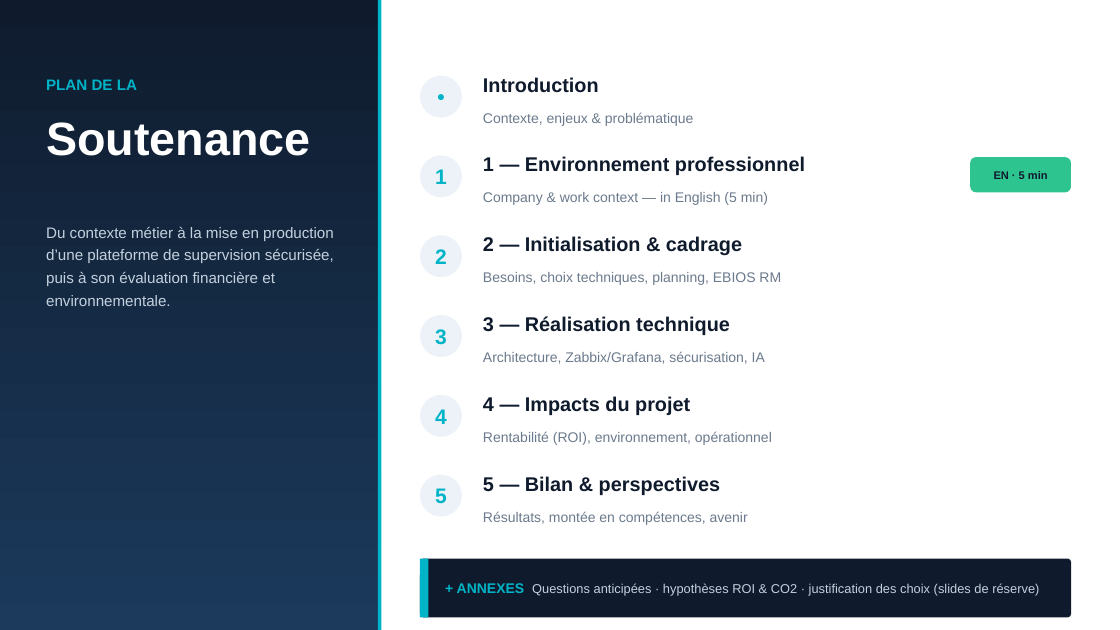
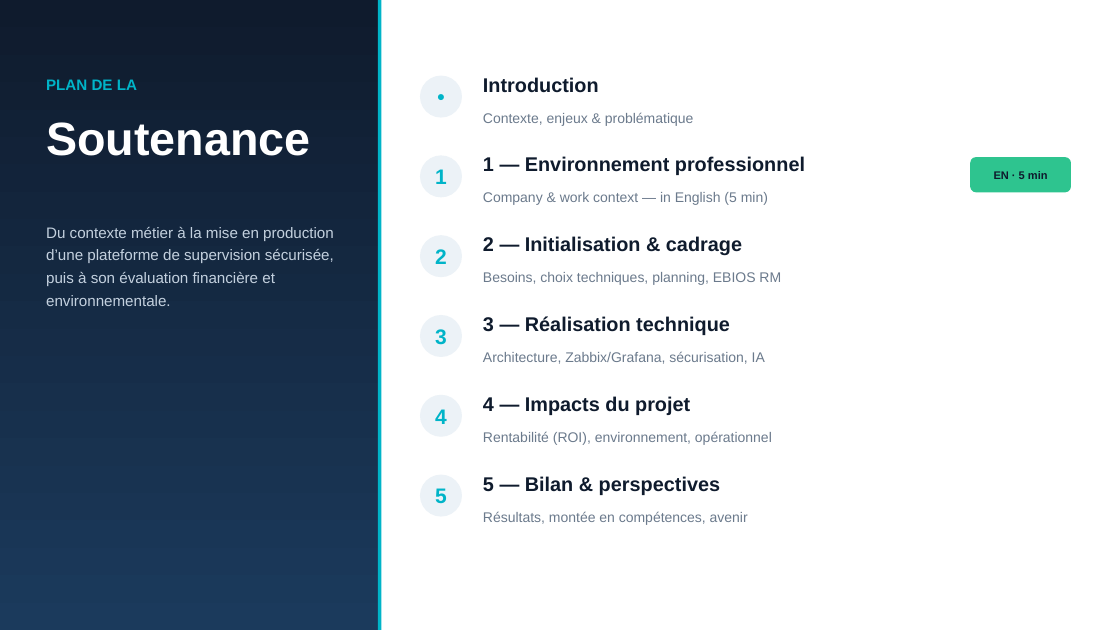
Before and after one commit to Ilyesse26100/Soutenance, a slide deck: slide 2 of Soutenance_Aphelie_Ilyesse_Kebaili.pptx. Drawn at 1120x630 pixels with LibreOffice and Linux fonts; fonts in the diff are those of the drawing. Boxes give left, top, right and bottom in pixels: in the first picture for what was removed or moved away, otherwise in the second. Text is boxed around its words. In the diff, an @@ line names an element or a change of style, - is before the commit and + after.

```diff
--- a/Soutenance_Aphelie_Ilyesse_Kebaili.pptx
+++ b/Soutenance_Aphelie_Ilyesse_Kebaili.pptx
@@ rounded rectangle removed at [420, 559, 1071, 618] @@
@@ rectangle removed at [420, 559, 429, 618] @@
@@ text removed at [457, 583, 1039, 596] @@
-+ ANNEXES Questions anticipées · hypothèses ROI & CO2 · justification des choix (slides de réserve)
```
Also in this commit, not shown: 20 other slides changed, 1 slide removed, 3 other files.
